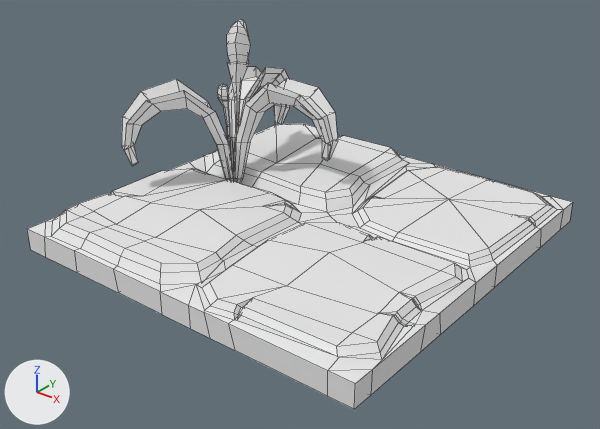
A saved change to the OBJ model assets/mge/models/Floor3.obj.
Rendered twice from a camera (50 mm lens) standing at (1.19, -1.524, 0.997) and looking at (0.03, -0.075, 0.098). Every picture has the same lights, and +X, +Y and +Z are marked at lower left. Mesh edges are drawn as thin lines. Where no turn or scale is listed for an object, it has been applied to the vertices.

Before the edit, the objects in view are built like this:
```python
me_floor3 = bpy.data.meshes.new('Floor3')
me_floor3.from_pydata(...)  # 746 vertices, 760 faces; spans x -0.5..0.5, y -0.501..0.501, z 0.0..0.518
me_floor3.materials.append(mat_lambert17sg)  # white #e7e7e7
ob_floor3 = bpy.data.objects.new('Floor3', me_floor3)
ob_floor3.location = (0.0, 0.0, 0.0)
```
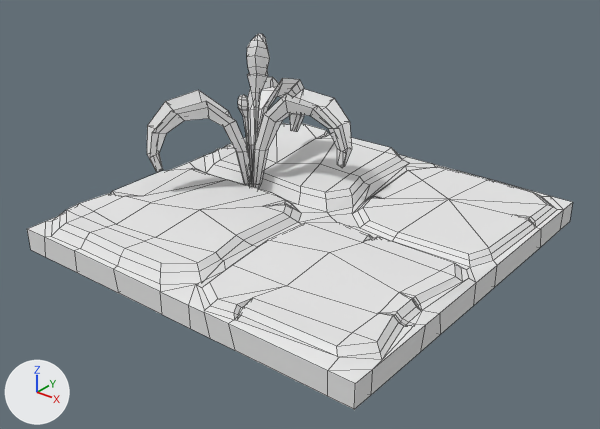
Changed parts and their boxes [x1, y1, x2, y2] in the pictures (600 x 429 px; the box of a moved part takes in the faces that stretch with it):
'Floor3', reshaped: before [27, 19, 573, 410]; after [27, 34, 573, 410]
part 1 of me_floor3, moved or reshaped: before [122, 19, 337, 183]; after [147, 34, 352, 189]

The change, as a diff of the scene's bpy script:
```diff
--- a/assets/mge/models/Floor3.obj.py
+++ b/assets/mge/models/Floor3.obj.py
@@ me_floor3 @@
 me_floor3.from_pydata(...)  # 746 vertices, 760 faces; spans x -0.5..0.5, y -0.501..0.501, z 0.0..0.518
 # used by ob_floor3; location = (0.0, 0.0, 0.0)
+# me_floor3 part 1: the loose piece of 325 vertices spanning x -0.468..-0.002, y -0.241..0.328, z 0.053..0.518 is scaled about its middle by 0.937, then moved by (0.065, 0.0, -0.012)
 me_floor3.materials.append(mat_lambert17sg)
```
